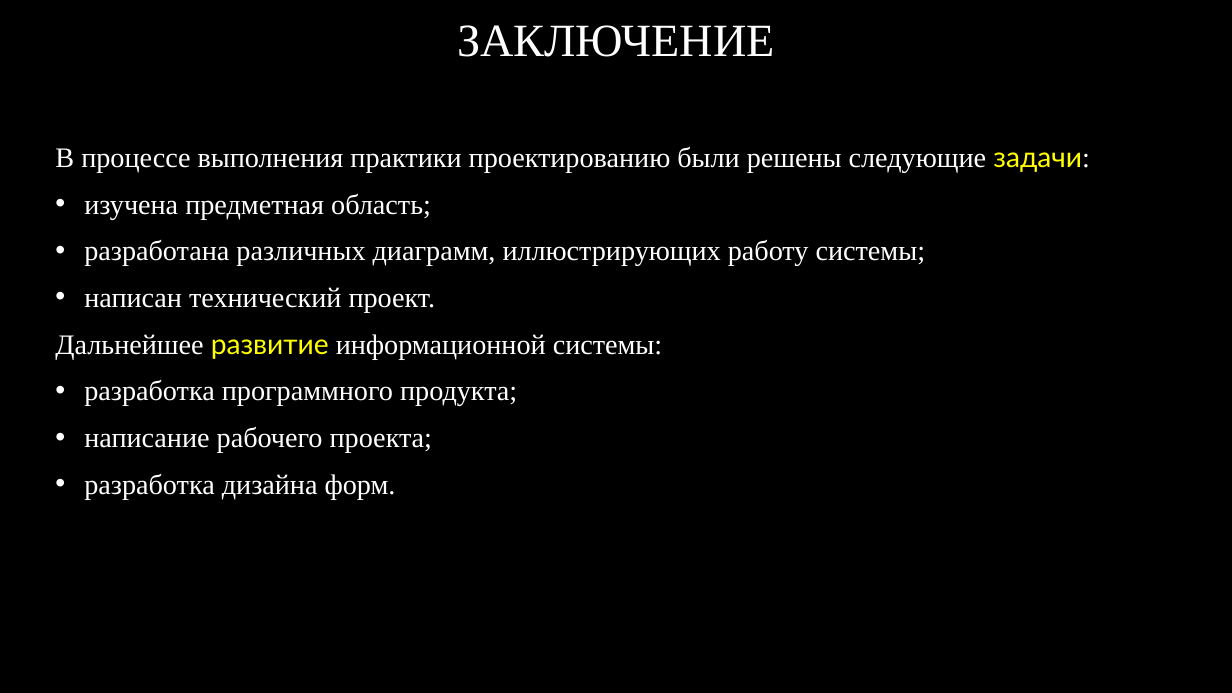
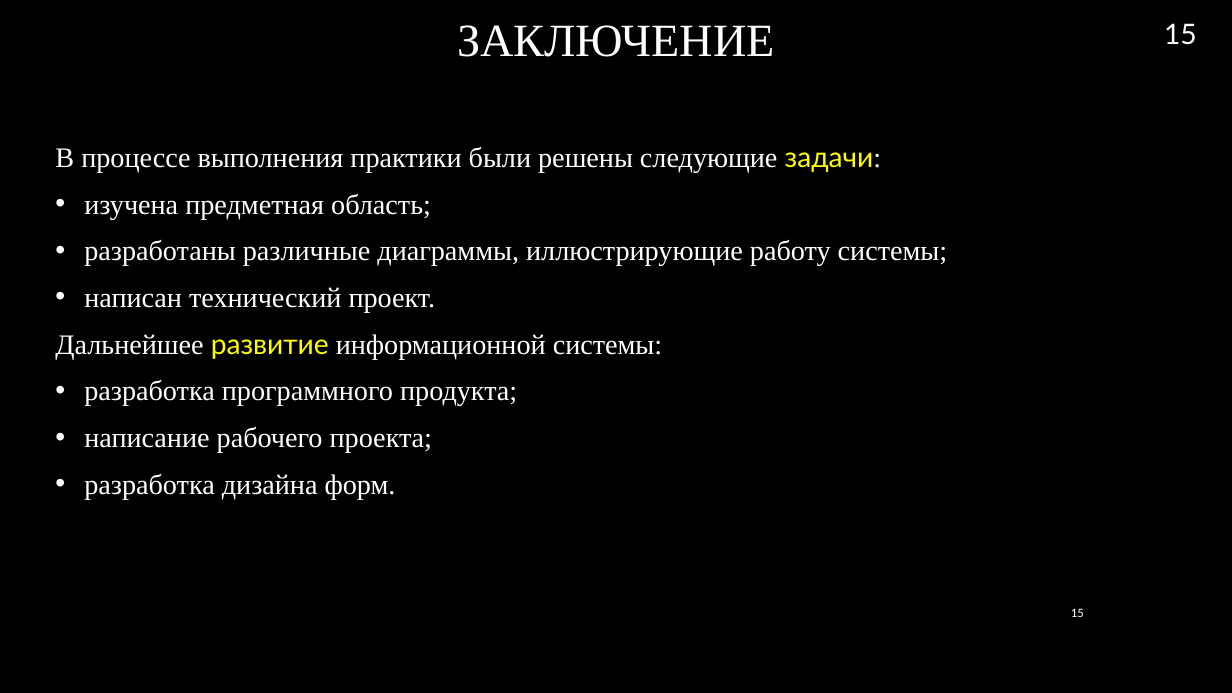
Before and after one commit to RAdKuzur/ASTU, a slide deck: slide 15 of Дипломная работа/Презентация Курсовая.pptx. Drawn at 1232x693 pixels with LibreOffice and Linux fonts; fonts in the diff are those of the drawing; background and template pictures are left out. Boxes give left, top, right and bottom in pixels: in the first picture for what was removed or moved away, otherwise in the second. Text is boxed around its words. In the diff, an @@ line names an element or a change of style, - is before the commit and + after.

Commit message:
fix presentation

```diff
--- a/Дипломная работа/Презентация Курсовая.pptx
+++ b/Дипломная работа/Презентация Курсовая.pptx
@@ page number added at <box>1164,23,1197,45</box>, 22 pt, text #FFFFFF @@
+15
@@ text at <box>55,147,882,172</box>: text changed @@
-В процессе выполнения практики проектированию были решены следующие задачи:
+В процессе выполнения практики были решены следующие задачи:
@@ text at <box>84,240,948,266</box>: text changed @@
-  • разработана различных диаграмм, иллюстрирующих работу системы;
+  • разработаны различные диаграммы, иллюстрирующие работу системы;
@@ page number added at <box>1071,608,1084,617</box>, 10 pt, text #FFFFFF @@
+15
```
Also in this commit, not shown: 13 other slides changed.
